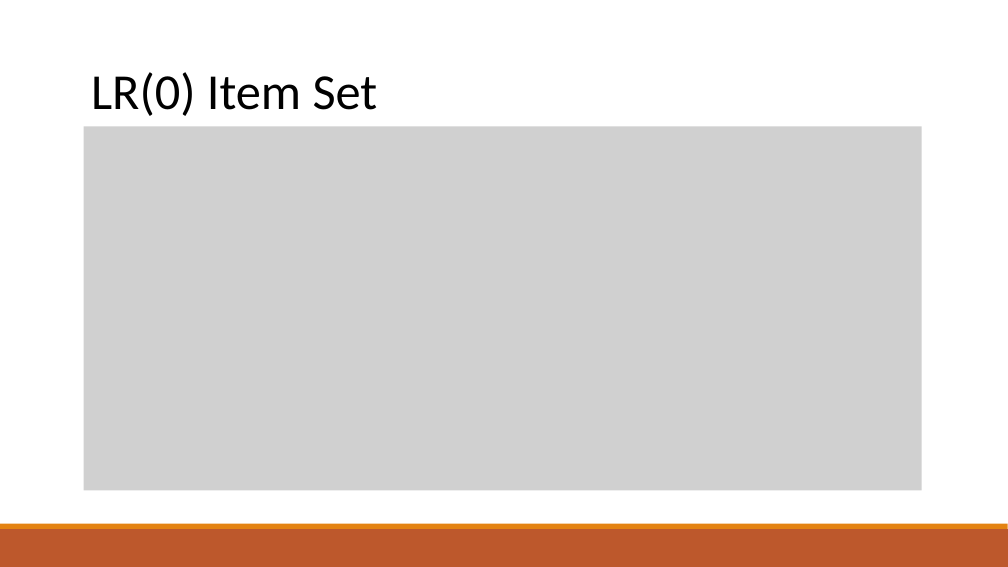
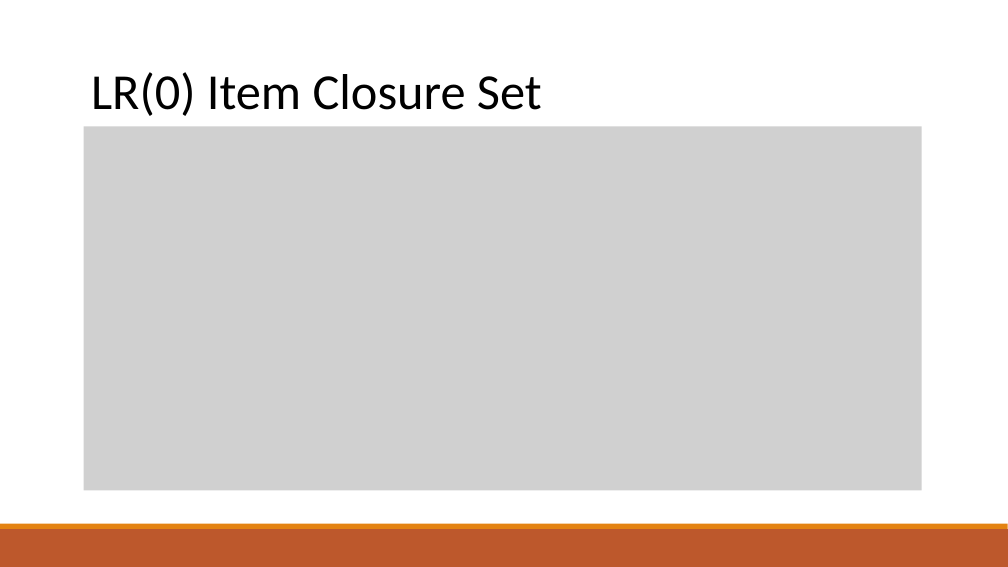
Before and after one commit to raghadzeidan/COMPILATION_TAU_FOR_STUDENTS, a slide deck: slide 4 of new_slides/bottom_up_parsing.pptx. Drawn at 1008x567 pixels with LibreOffice and Linux fonts; fonts in the diff are those of the drawing; grey boxes stand for pictures. Boxes give left, top, right and bottom in pixels: in the first picture for what was removed or moved away, otherwise in the second. Text is boxed around its words. In the diff, an @@ line names an element or a change of style, - is before the commit and + after.

```diff
--- a/new_slides/bottom_up_parsing.pptx
+++ b/new_slides/bottom_up_parsing.pptx
@@ text at [91, 72, 542, 116]: text changed @@
-LR(0) Item Set
+LR(0) Item Closure Set
```
Also in this commit, not shown: 3 other slides changed, 18 slides added, 1 other file.
